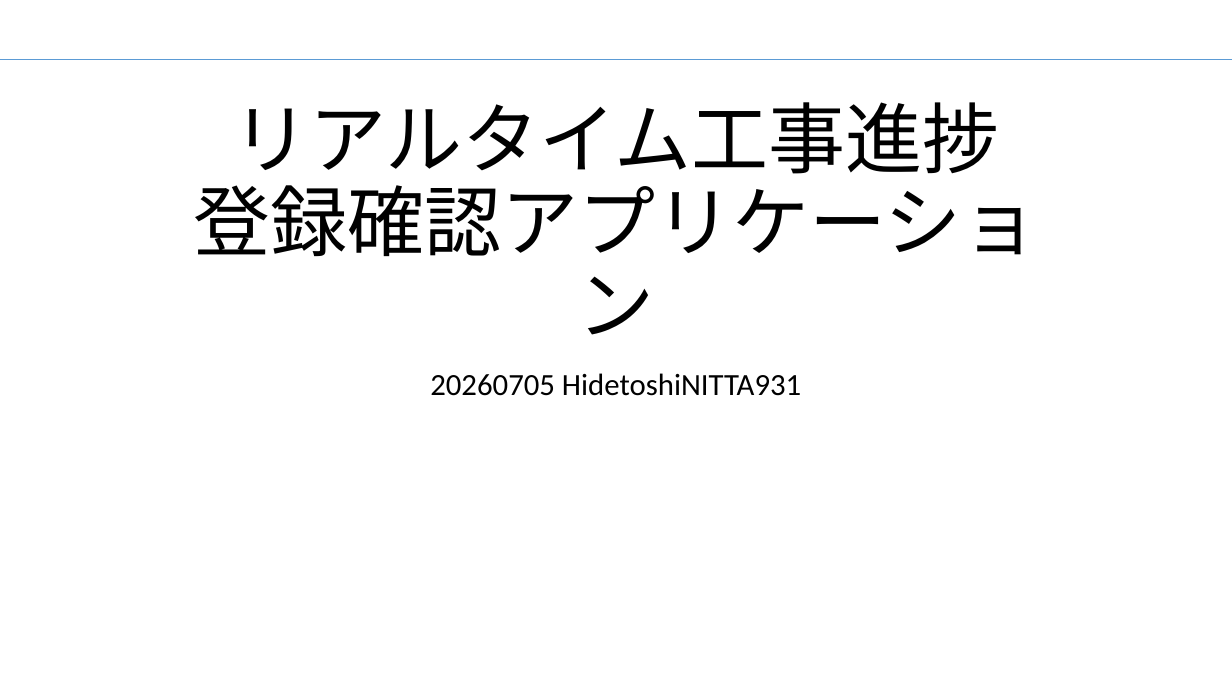
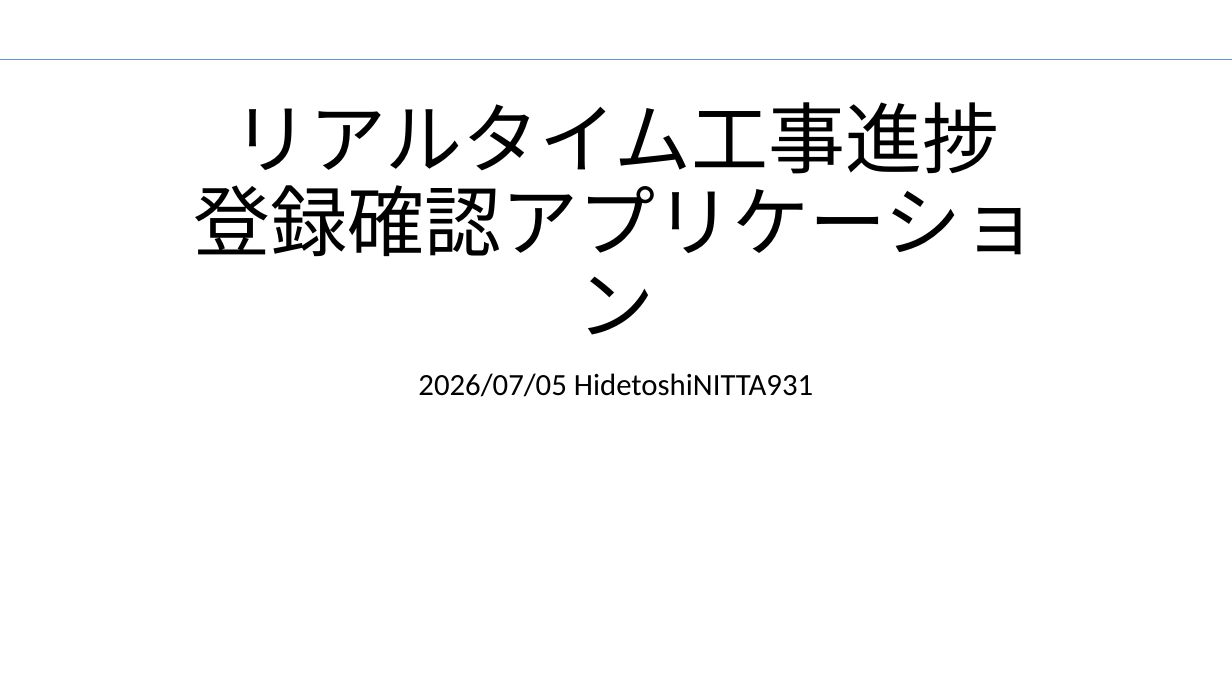
Before and after one commit to HidetoshiNITTA931/Real-time_Field_Log_and_Activity_Sharing_Hub, a slide deck: slide 1 of doc/基本設計.pptx. Drawn at 1232x693 pixels with LibreOffice and Linux fonts; fonts in the diff are those of the drawing. Boxes give left, top, right and bottom in pixels: in the first picture for what was removed or moved away, otherwise in the second. Text is boxed around its words. In the diff, an @@ line names an element or a change of style, - is before the commit and + after.

```diff
--- a/doc/基本設計.pptx
+++ b/doc/基本設計.pptx
@@ subtitle at [418,373,813,397]: text changed @@
-20260705 HidetoshiNITTA931
+2026/07/05 HidetoshiNITTA931
```
Also in this commit, not shown: 1 other slide changed, 3 other files.
